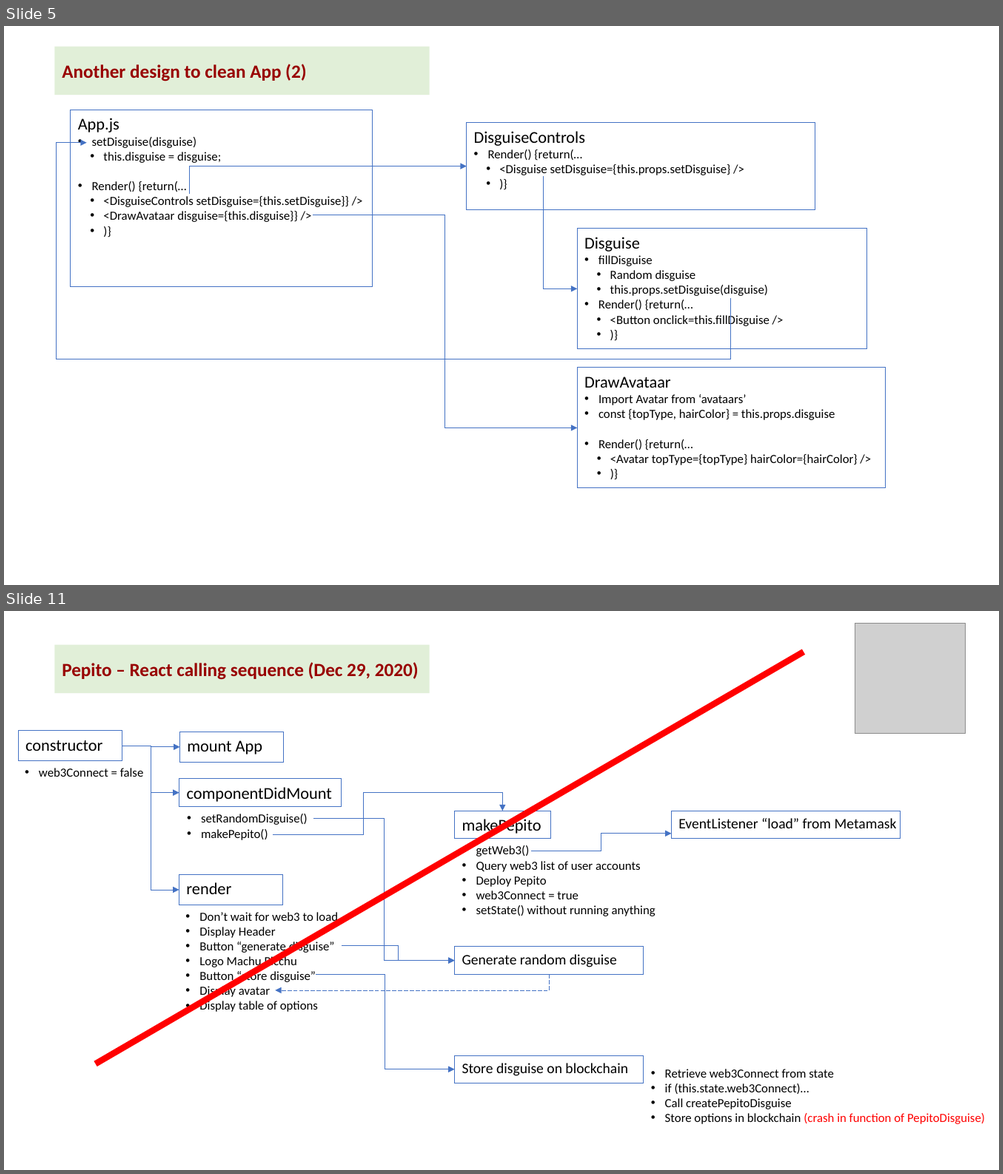
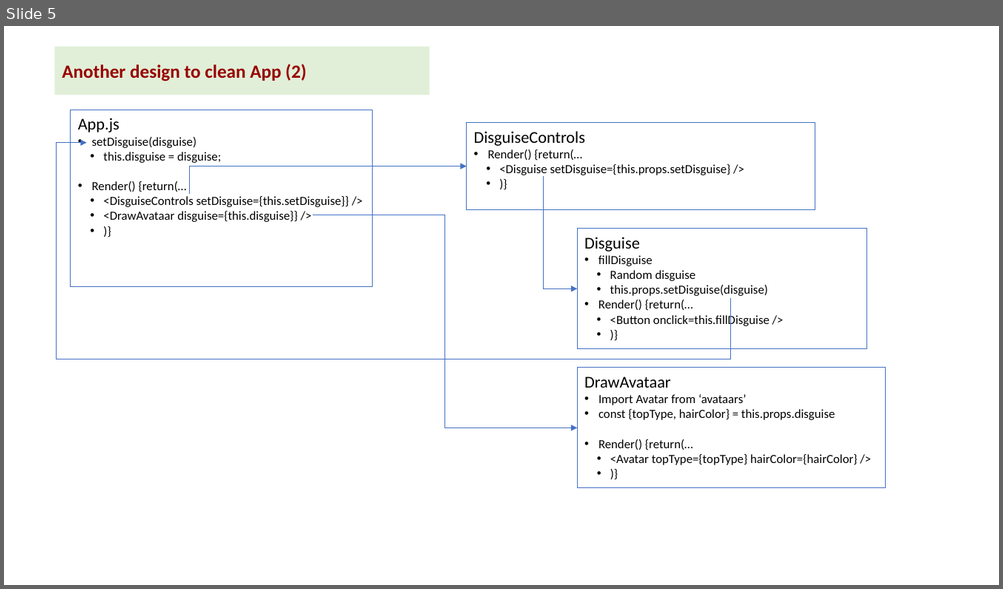
Before and after one commit to kvutien/Project-Machu-Picchu-2020, a slide deck: Pepito/Final Project Design.pptx. Shown one above the other, each under a label of ours: slides 5 and 11 before the commit, slide 5 after it; the slides between them are not shown. The pictures are 1003x1174 and 1003x589 pixels, drawn with LibreOffice and Linux fonts; fonts in the diff are those of the drawing; grey boxes stand for pictures. Boxes give left, top, right and bottom in pixels: in the first picture for what was removed or moved away, otherwise in the second. Text is boxed around its words. In the diff, an @@ line names an element or a change of style, - is before the commit and + after.

```diff
--- a/Pepito/Final Project Design.pptx
+++ b/Pepito/Final Project Design.pptx
@@ slide 11 removed at box(4, 611, 999, 1170), background #FFFFFF @@
@@ picture removed at box(854, 623, 966, 734) @@
@@ rectangle removed at box(55, 644, 430, 693) @@
-Pepito – React calling sequence (Dec 29, 2020)
@@ line removed from (96, 1065) to (803, 652) @@
@@ rectangle removed at box(18, 731, 122, 761) @@
-constructor
@@ rectangle removed at box(180, 732, 284, 762) @@
-mount App
@@ elbow arrow removed from (122, 746) to (179, 793) @@
@@ elbow arrow removed from (122, 746) to (180, 747) @@
@@ elbow arrow removed from (122, 746) to (179, 890) @@
@@ text removed at box(39, 768, 144, 777) @@
-• web3Connect = false
@@ rectangle removed at box(179, 779, 342, 806) @@
-componentDidMount
@@ elbow arrow removed from (273, 834) to (503, 811) @@
@@ text removed at box(201, 814, 307, 840) @@
-• setRandomDisguise()
-• makePepito()
@@ elbow arrow removed from (313, 818) to (455, 961) @@
@@ rectangle removed at box(455, 811, 550, 839) @@
-makePepito
@@ rectangle removed at box(671, 811, 900, 839) @@
-EventListener “load” from Metamask
@@ text removed at box(476, 845, 655, 917) @@
-• getWeb3()
-• Query web3 list of user accounts
-• Deploy Pepito
-• web3Connect = true
-• setState() without running anything
@@ elbow arrow removed from (531, 851) to (671, 833) @@
@@ rectangle removed at box(179, 875, 283, 905) @@
-render
@@ text removed at box(199, 912, 338, 1012) @@
-• Don’t wait for web3 to load
-• Display Header
-• Button “generate disguise”
-• Logo Machu Picchu
-• Button “store disguise”
-• Display avatar
-• Display table of options
@@ elbow arrow removed from (341, 946) to (455, 961) @@
@@ rectangle removed at box(455, 947, 643, 974) @@
-Generate random disguise
@@ elbow arrow removed from (549, 974) to (275, 991) @@
@@ elbow arrow removed from (316, 974) to (455, 1070) @@
@@ rectangle removed at box(455, 1056, 643, 1083) @@
-Store disguise on blockchain
@@ text removed at box(665, 1069, 984, 1125) @@
-• Retrieve web3Connect from state
-• if (this.state.web3Connect)…
-• Call createPepitoDisguise
-• Store options in blockchain (crash in function of PepitoDisguise)
```
Also in this commit, not shown: 1 slide added, 6 other slides removed, 7 other files.
